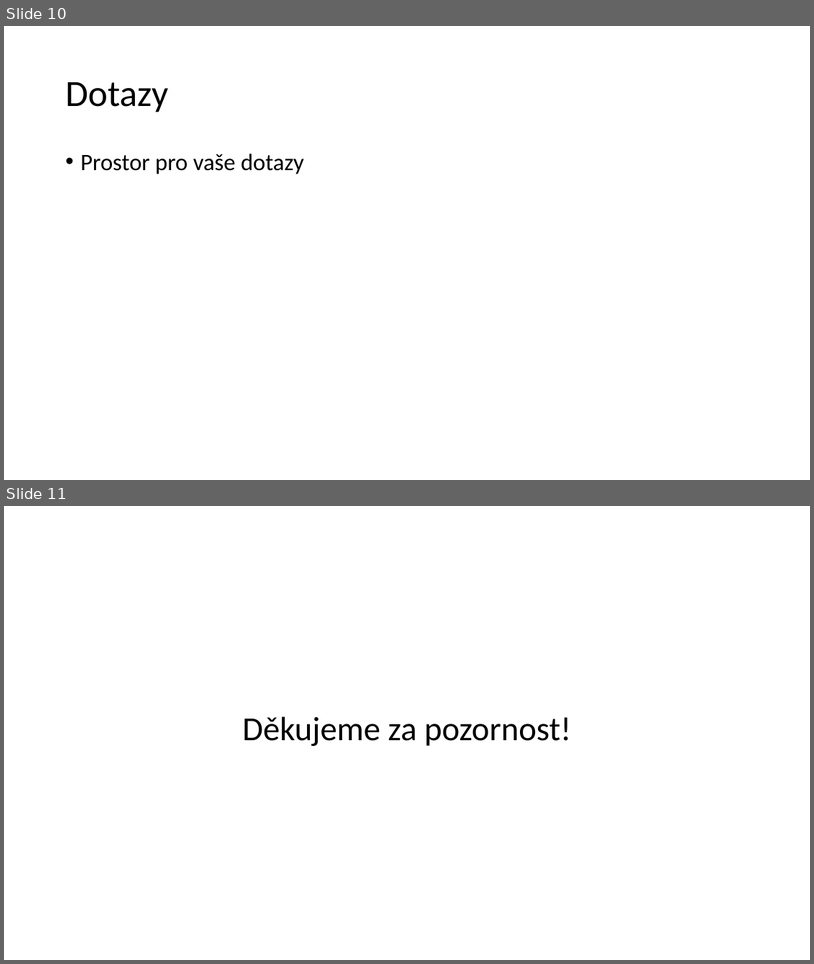
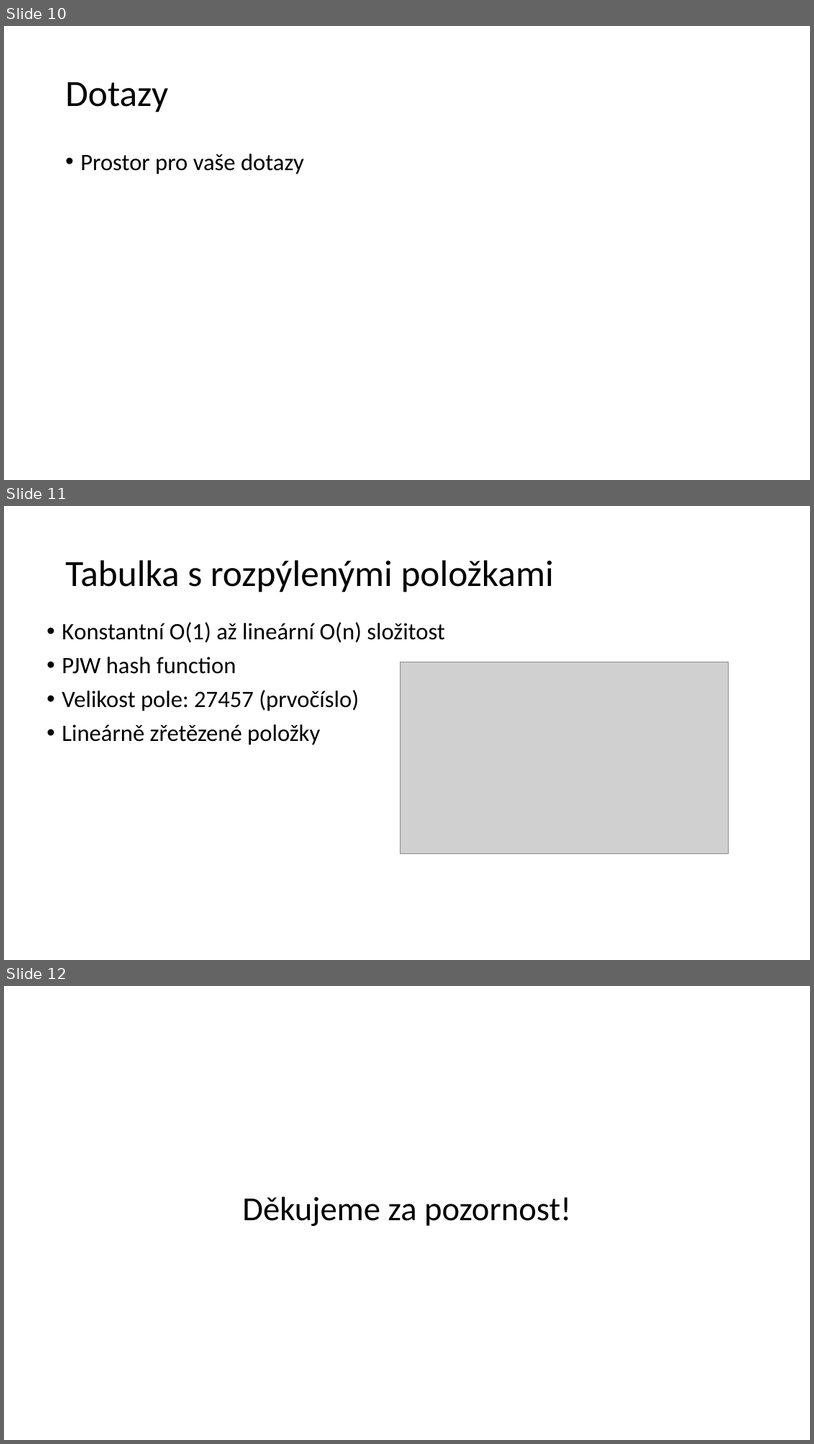
Before and after one commit to poli-cz/VUT-IFJ, a slide deck: obhajoba_ready/Formální jazyky a překladače.pptm. Shown one above the other, each under a label of ours: slides 10 and 11 before the commit, slides 10, 11 and 12 after it. The pictures are 814x964 and 814x1444 pixels, drawn with LibreOffice and Linux fonts; fonts in the diff are those of the drawing; grey boxes stand for pictures. Boxes give left, top, right and bottom in pixels: in the first picture for what was removed or moved away, otherwise in the second. Text is boxed around its words. In the diff, an @@ line names an element or a change of style, - is before the commit and + after.

Commit message:
hash_table added

```diff
--- a/obhajoba_ready/Formální jazyky a překladače.pptm
+++ b/obhajoba_ready/Formální jazyky a překladače.pptm
@@ slide 11 added at (4, 506, 810, 960), background #FFFFFF @@
@@ title added at (65, 560, 554, 592), 44 pt, text #000000 @@
+Tabulka s rozpýlenými položkami
@@ text added at (62, 622, 445, 745), 28 pt, text #000000 @@
+• Konstantní O(1) až lineární O(n) složitost
+• PJW hash function
+• Velikost pole: 27457 (prvočíslo)
+• Lineárně zřetězené položky
@@ picture added at (400, 662, 729, 853) @@
@@ what was slide 11 is now slide 12 @@
```
